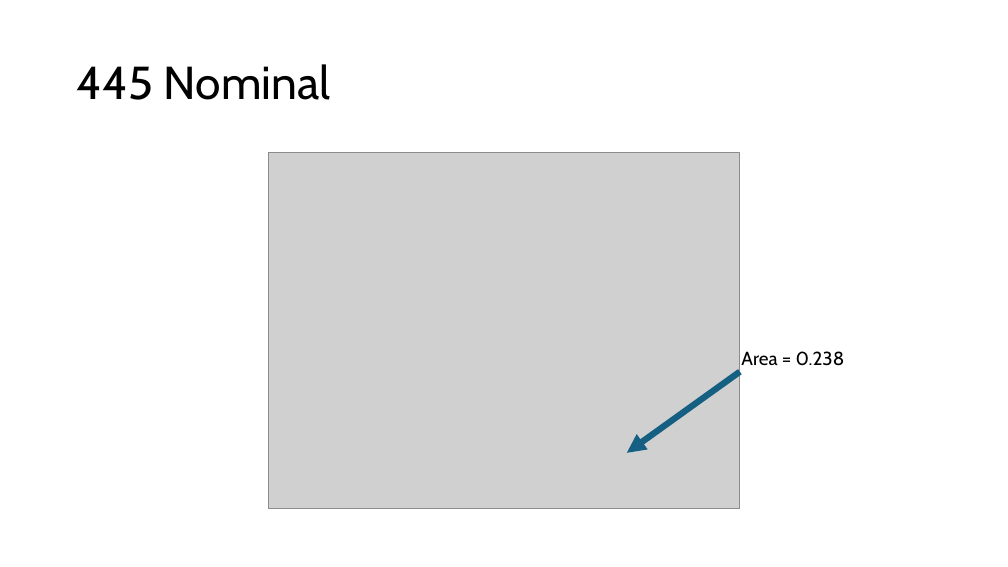
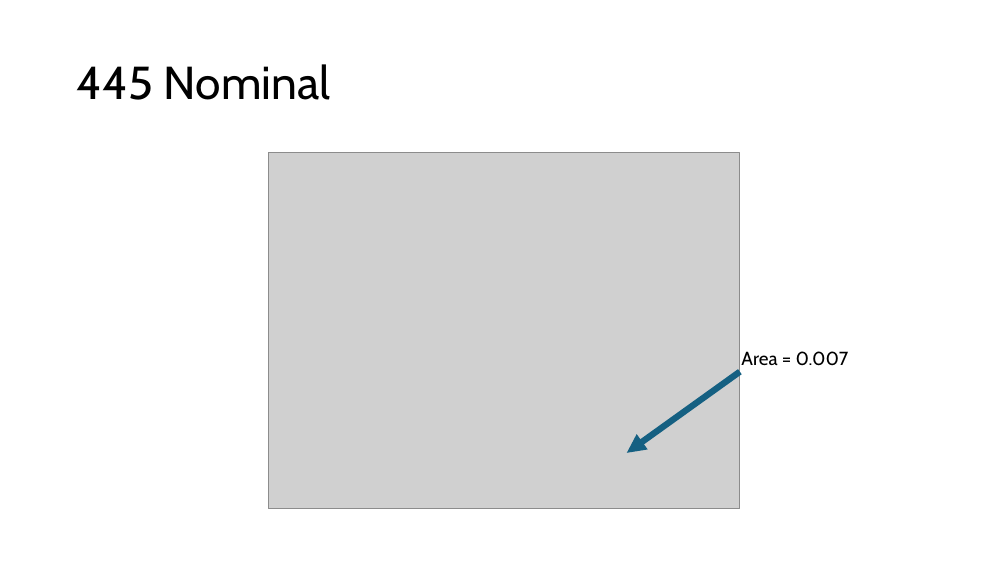
Before and after one commit to joshlwhitehead/work, a slide deck: slide 8 of analysis/fluorimeter/fluoroStack/fluoroStackTolerance.pptx. Drawn at 1008x567 pixels with LibreOffice and Linux fonts; fonts in the diff are those of the drawing; grey boxes stand for pictures. Boxes give left, top, right and bottom in pixels: in the first picture for what was removed or moved away, otherwise in the second. Text is boxed around its words. In the diff, an @@ line names an element or a change of style, - is before the commit and + after.

```diff
--- a/analysis/fluorimeter/fluoroStack/fluoroStackTolerance.pptx
+++ b/analysis/fluorimeter/fluoroStack/fluoroStackTolerance.pptx
@@ text at [741, 351, 849, 366]: text changed @@
-Area = 0.238
+Area = 0.007
```
Also in this commit, not shown: 1 other slide changed, 4 slides added, 4 other files.
